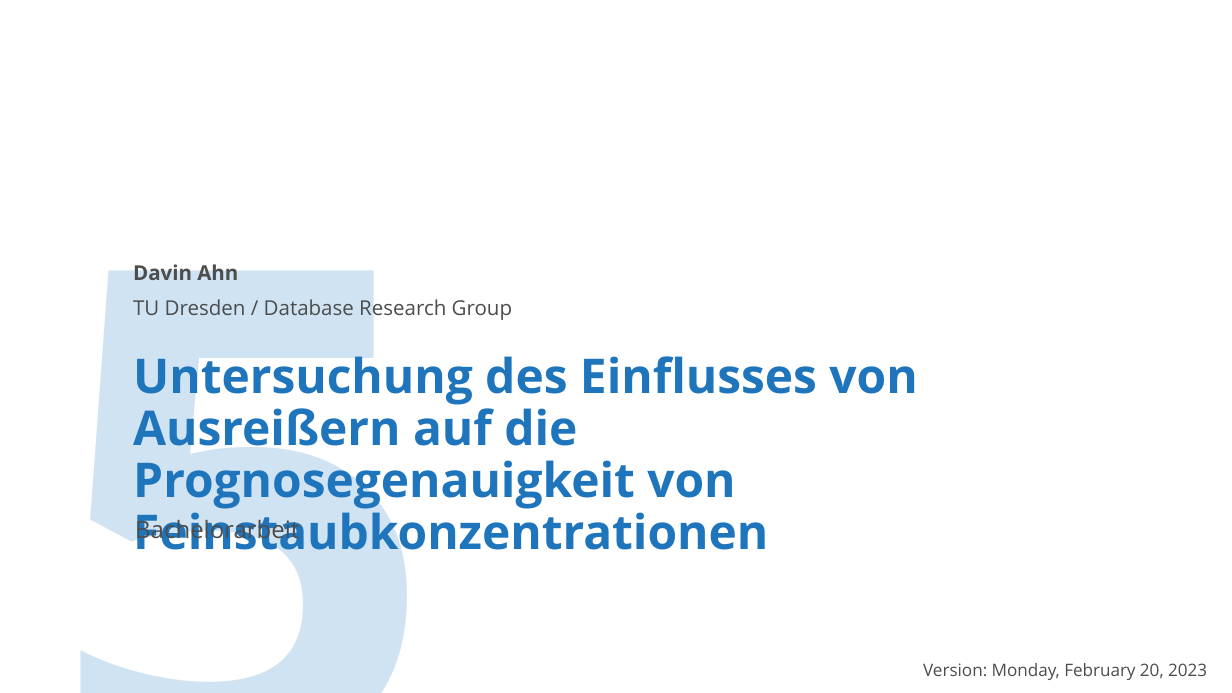
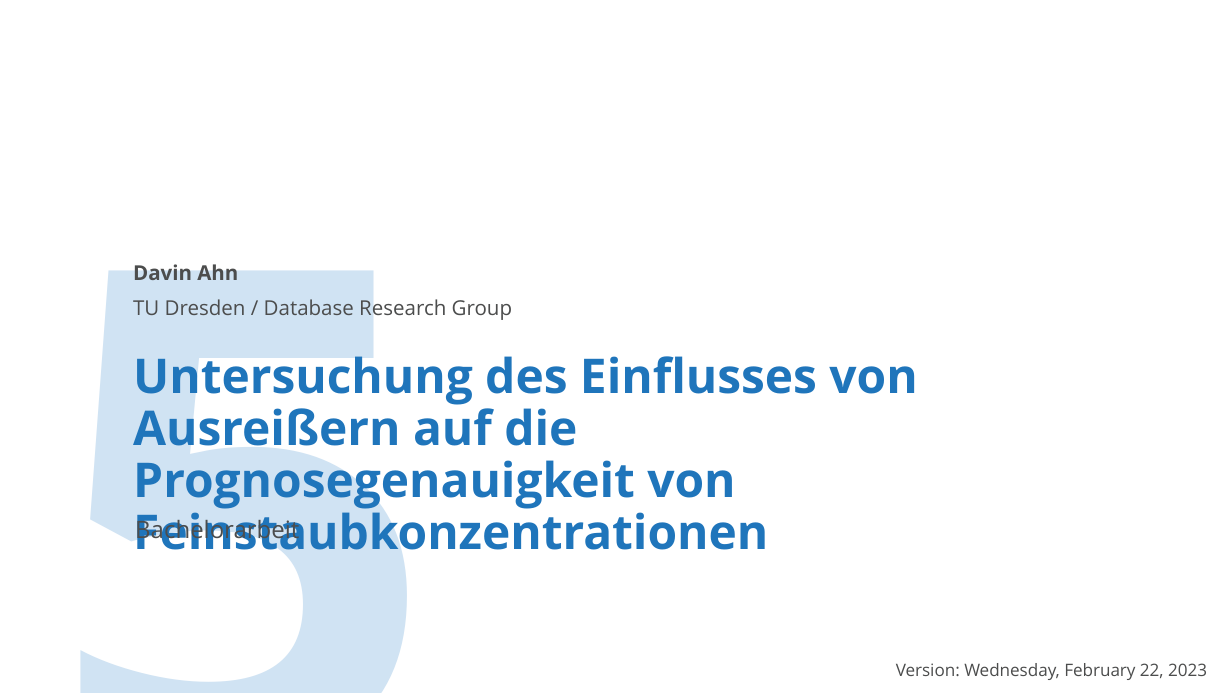
Before and after one commit to ahndavin/Abschlussarbeit_Bachelor, a slide deck: slide 1 of Kolloquium/Kolloquium.pptx. Drawn at 1232x693 pixels with LibreOffice and Linux fonts; fonts in the diff are those of the drawing; background and template pictures are left out. Boxes give left, top, right and bottom in pixels: in the first picture for what was removed or moved away, otherwise in the second. Text is boxed around its words. In the diff, an @@ line names an element or a change of style, - is before the commit and + after.

```diff
--- a/Kolloquium/Kolloquium.pptx
+++ b/Kolloquium/Kolloquium.pptx
@@ text at <box>896,663,1207,680</box>: text changed @@
-Version: Monday, February 20, 2023
+Version: Wednesday, February 22, 2023
```
Also in this commit, not shown: 7 other slides changed, 4 slides added, 3 slides removed, 2 other files.
